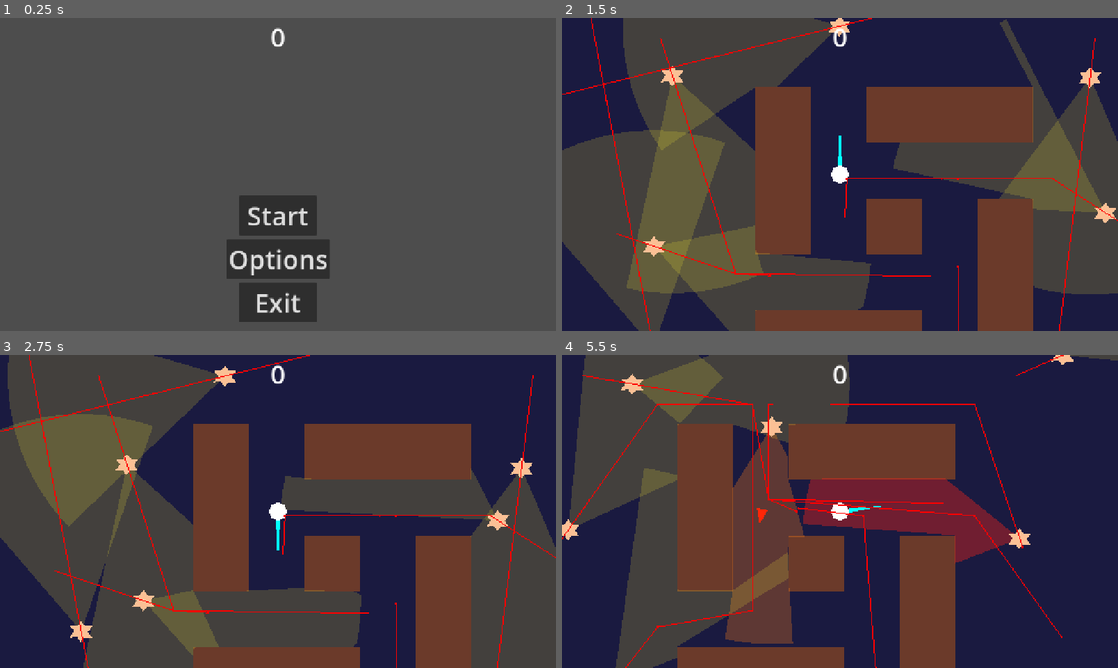
Above: before the commit, frames 1-4 (two rows, left to right).
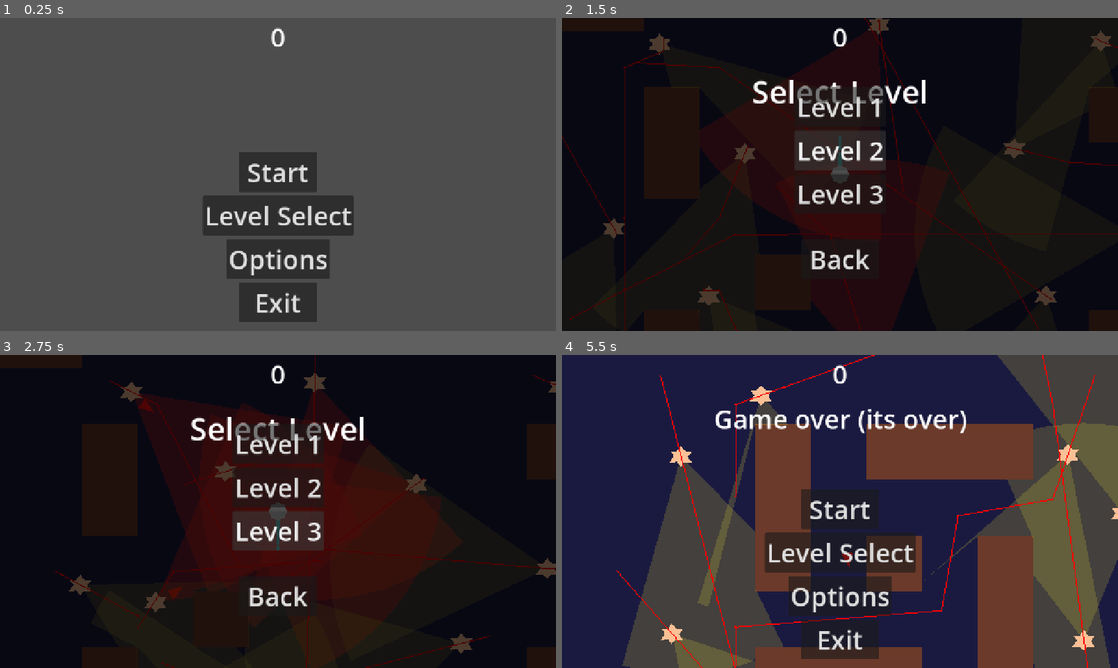
Above: after the commit, the same moments.

Repository: piotrrusak/coldcurve-vancouver
Game: Godot game, scene res://scenes/main.tscn
The game is run twice, just before and just after one commit, with the same random seed, the same clock (stepped at 60 frames per second) and the same inputs.
Inputs (mouse positions are in pixels of both pictures, inside the frame that each line leads up to):
- Up to frame 1 (0.25 s): no input
- Up to frame 2 (1.5 s): click (840, 215) at 0.5 s, where only the run after the commit has a clickable "Level Select"; click (840, 149) at 1.25 s, where only the run after the commit has a clickable "Level 2"
- Up to frame 3 (2.75 s): click (278, 530) at 2 s, where only the run after the commit has a clickable "Level 3"
- Up to frame 4 (5.5 s): click (840, 596) at 2.75 s, where only the run after the commit has a clickable "Back"; click (840, 508) at 3.5 s, where only the run after the commit has a clickable "Start"; click (840, 552) at 4.25 s, where only the run before the commit has a clickable "Start"; move the mouse to (962, 495) at 5.02 s; hold D (move_right) from 5.03 s (still down)

The runs differ from the first frame. In frame 1, 3.7% of the frame differs, in the area x 36-64%, y 42-70%; in frame 2, 99%; in frame 3, 99%, in the area x 0-100%, y 0-100%; in frame 4, 68%.

Commit message:
Level select

Diff:
--- a/scenes/Chud/hud.tscn
+++ b/scenes/Chud/hud.tscn
@@ -35,13 +35,28 @@
 anchor_right = 0.5
 anchor_bottom = 1.0
 offset_left = -90.0
+offset_top = -410.0
+offset_right = 90.0
+offset_bottom = -320.0
+grow_horizontal = 2
+grow_vertical = 0
+theme_override_font_sizes/font_size = 60
+text = "Start"
+
+[node name="LevelSelectButton" type="Button" parent="." unique_id=114712213]
+anchors_preset = 7
+anchor_left = 0.5
+anchor_top = 1.0
+anchor_right = 0.5
+anchor_bottom = 1.0
+offset_left = -90.0
 offset_top = -310.0
 offset_right = 90.0
 offset_bottom = -220.0
 grow_horizontal = 2
 grow_vertical = 0
 theme_override_font_sizes/font_size = 60
-text = "Start"
+text = "Level Select"
 
 [node name="OptionsButton" type="Button" parent="." unique_id=204712213]
 anchors_preset = 7
@@ -78,6 +93,7 @@
 one_shot = true
 
 [connection signal="pressed" from="StartButton" to="." method="_on_start_button_pressed"]
+[connection signal="pressed" from="LevelSelectButton" to="." method="_on_level_select_button_pressed"]
 [connection signal="pressed" from="OptionsButton" to="." method="_on_options_button_pressed"]
 [connection signal="pressed" from="ExitButton" to="." method="_on_exit_button_pressed"]
 [connection signal="timeout" from="MessageTimer" to="." method="_on_message_timer_timeout"]
--- /dev/null
+++ b/scenes/level_select.tscn
@@ -0,0 +1,89 @@
+[gd_scene format=3 uid="uid://level_select_scene"]
+
+[ext_resource type="Script" path="res://scripts/level_select.gd" id="1"]
+
+[node name="LevelSelect" type="CanvasLayer" unique_id=100000001]
+script = ExtResource("1")
+
+[node name="Background" type="ColorRect" parent="." unique_id=100000002]
+anchors_preset = 15
+anchor_right = 1.0
+anchor_bottom = 1.0
+grow_horizontal = 2
+grow_vertical = 2
+color = Color(0, 0, 0, 0.7)
+
+[node name="TitleLabel" type="Label" parent="." unique_id=100000003]
+anchors_preset = 10
+anchor_right = 1.0
+offset_top = 120.0
+offset_bottom = 220.0
+grow_horizontal = 2
+theme_override_font_sizes/font_size = 72
+text = "Select Level"
+horizontal_alignment = 1
+
+[node name="Level1Button" type="Button" parent="." unique_id=100000004]
+anchors_preset = 7
+anchor_left = 0.5
+anchor_top = 1.0
+anchor_right = 0.5
+anchor_bottom = 1.0
+offset_left = -90.0
+offset_top = -560.0
+offset_right = 90.0
+offset_bottom = -470.0
+grow_horizontal = 2
+grow_vertical = 0
+theme_override_font_sizes/font_size = 60
+text = "Level 1"
+
+[node name="Level2Button" type="Button" parent="." unique_id=100000005]
+anchors_preset = 7
+anchor_left = 0.5
+anchor_top = 1.0
+anchor_right = 0.5
+anchor_bottom = 1.0
+offset_left = -90.0
+offset_top = -460.0
+offset_right = 90.0
+offset_bottom = -370.0
+grow_horizontal = 2
+grow_vertical = 0
+theme_override_font_sizes/font_size = 60
+text = "Level 2"
+
+[node name="Level3Button" type="Button" parent="." unique_id=100000006]
+anchors_preset = 7
+anchor_left = 0.5
+anchor_top = 1.0
+anchor_right = 0.5
+anchor_bottom = 1.0
+offset_left = -90.0
+offset_top = -360.0
+offset_right = 90.0
+offset_bottom = -270.0
+grow_horizontal = 2
+grow_vertical = 0
+theme_override_font_sizes/font_size = 60
+text = "Level 3"
+
+[node name="BackButton" type="Button" parent="." unique_id=100000007]
+anchors_preset = 7
+anchor_left = 0.5
+anchor_top = 1.0
+anchor_right = 0.5
+anchor_bottom = 1.0
+offset_left = -90.0
+offset_top = -210.0
+offset_right = 90.0
+offset_bottom = -120.0
+grow_horizontal = 2
+grow_vertical = 0
+theme_override_font_sizes/font_size = 60
+text = "Back"
+
+[connection signal="pressed" from="Level1Button" to="." method="_on_level1_pressed"]
+[connection signal="pressed" from="Level2Button" to="." method="_on_level2_pressed"]
+[connection signal="pressed" from="Level3Button" to="." method="_on_level3_pressed"]
+[connection signal="pressed" from="BackButton" to="." method="_on_back_pressed"]
--- a/scenes/main.tscn
+++ b/scenes/main.tscn
@@ -34,4 +34,4 @@
 [node name="HUD" parent="." unique_id=1565994411 instance=ExtResource("4_o6xl0")]
 
 [connection signal="hit" from="Player" to="." method="game_over"]
-[connection signal="start_game" from="HUD" to="." method="new_game"]
+[connection signal="start_game" from="HUD" to="." method="start_game_at_level"]
--- a/scripts/Chud/hud.gd
+++ b/scripts/Chud/hud.gd
@@ -1,8 +1,9 @@
 extends CanvasLayer
 
-signal start_game
+signal start_game(level: int)
 
 const OptionsScene = preload("res://scenes/options/options.tscn")
+const LevelSelectScene = preload("res://scenes/level_select.tscn")
 
 func show_game_over():
 	_show_menu_buttons()
@@ -14,15 +15,31 @@
 func _on_start_button_pressed():
 	_hide_menu_buttons()
 	$GameOverLabel.hide()
-	start_game.emit()
+	start_game.emit(0)
+
+func _on_level_select_button_pressed():
+	_hide_menu_buttons()
+	$GameOverLabel.hide()
+	var level_select = LevelSelectScene.instantiate()
+	level_select.level_selected.connect(_on_level_selected)
+	level_select.back.connect(_on_level_select_back)
+	get_tree().root.add_child(level_select)
+
+func _on_level_selected(level: int):
+	start_game.emit(level)
+
+func _on_level_select_back():
+	_show_menu_buttons()
 
 func _show_menu_buttons():
 	$StartButton.show()
+	$LevelSelectButton.show()
 	$OptionsButton.show()
 	$ExitButton.show()
 
 func _hide_menu_buttons():
 	$StartButton.hide()
+	$LevelSelectButton.hide()
 	$OptionsButton.hide()
 	$ExitButton.hide()
 
--- /dev/null
+++ b/scripts/level_select.gd
@@ -0,0 +1,17 @@
+extends CanvasLayer
+
+signal level_selected(level: int)
+signal back
+
+func _on_level1_pressed():
+	level_selected.emit(0)
+
+func _on_level2_pressed():
+	level_selected.emit(1)
+
+func _on_level3_pressed():
+	level_selected.emit(2)
+
+func _on_back_pressed():
+	back.emit()
+	queue_free()
--- a/scripts/main.gd
+++ b/scripts/main.gd
@@ -161,6 +161,11 @@
 	score_at_level_start = 0
 	new_game()
 
+func start_game_at_level(level: int):
+	current_level = level
+	score_at_level_start = 0
+	new_game()
+
 func _swap_map(level: int):
 	if _current_map:
 		_current_map.queue_free()
Not shown, added: scripts/level_select.gd.uid
